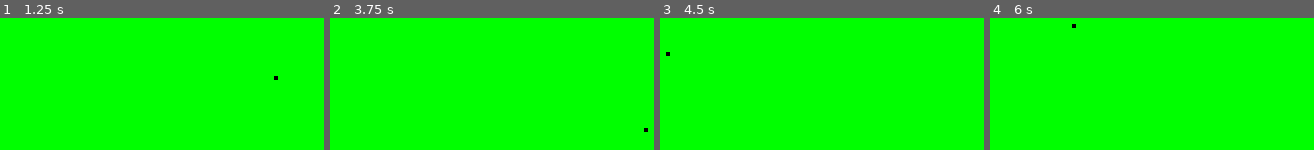
Above: before the commit, frames 1-4 (left to right).
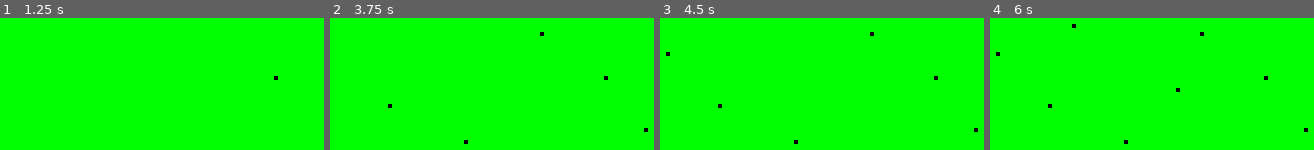
Above: after the commit, the same moments.

Repository: simonM-b/mitosis-sim
Game: Godot game, scene res://scenes/render.tscn
Same seed, same stepped clock (60 frames per second), same inputs: the game is played once before the commit and once after it.
Inputs (mouse positions are in pixels of both pictures, inside the frame that each line leads up to):
- Up to frame 1 (1.25 s): tap Enter at 0.5 s; move the mouse to (275, 78) at 0.52 s; tap = (getCount, bound only after the commit) at 0.6 s; click (275, 78) at 0.67 s
- Up to frame 2 (3.75 s): tap Space (getCount, bound only before the commit) at 1.25, 1.35, 2.75, 2.85 s; move the mouse to (388, 105) at 1.27 s; click (388, 105) at 1.42 s; tap Enter at 2, 3.5 s; move the mouse to (543, 35) at 2.02 s; tap = (getCount, bound only after the commit) at 2.1, 3.6 s; click (543, 35) at 2.17 s; move the mouse to (466, 143) at 2.77 s; click (466, 143) at 2.92 s; move the mouse to (644, 130) at 3.52 s; click (644, 130) at 3.67 s
- Up to frame 3 (4.5 s): tap Space (getCount, bound only before the commit) at 4.25, 4.35 s; move the mouse to (669, 53) at 4.27 s; click (669, 53) at 4.42 s
- Up to frame 4 (6 s): move the mouse to (1177, 91) at 5.02 s; tap = (getCount, bound only after the commit) at 5.1 s; click (1177, 91) at 5.17 s; move the mouse to (1074, 28) at 5.77 s; tap Space (getCount, bound only before the commit) at 5.85 s; click (1074, 28) at 5.92 s

Frame 1 is identical in both runs. In frame 2, 0.1% of the frame differs, in the area x 17-86%, y 10-96%; in frame 3, 0.2%; in frame 4, 0.3%, in the area x 1-99%, y 10-96%.

Commit message:
added cell spawning

Diff:
--- a/project.godot
+++ b/project.godot
@@ -29,7 +29,23 @@
 
 getCount={
 "deadzone": 0.2,
+"events": [Object(InputEventKey,"resource_local_to_scene":false,"resource_name":"","device":-1,"window_id":0,"alt_pressed":false,"shift_pressed":false,"ctrl_pressed":false,"meta_pressed":false,"pressed":false,"keycode":0,"physical_keycode":61,"key_label":0,"unicode":61,"location":0,"echo":false,"script":null)
+]
+}
+start={
+"deadzone": 0.2,
 "events": [Object(InputEventKey,"resource_local_to_scene":false,"resource_name":"","device":-1,"window_id":0,"alt_press …(191 unchanged characters)…
+]
+}
+stop={
+"deadzone": 0.2,
+"events": [Object(InputEventKey,"resource_local_to_scene":false,"resource_name":"","device":-1,"window_id":0,"alt_pressed":false,"shift_pressed":false,"ctrl_pressed":false,"meta_pressed":false,"pressed":false,"keycode":0,"physical_keycode":4194326,"key_label":0,"unicode":0,"location":0,"echo":false,"script":null)
+, Object(InputEventKey,"resource_local_to_scene":false,"resource_name":"","device":-1,"window_id":0,"alt_pressed":false,"shift_pressed":false,"ctrl_pressed":false,"meta_pressed":false,"pressed":false,"keycode":0,"physical_keycode":4194327,"key_label":0,"unicode":0,"location":0,"echo":false,"script":null)
+]
+}
+delete={
+"deadzone": 0.2,
+"events": [Object(InputEventKey,"resource_local_to_scene":false,"resource_name":"","device":-1,"window_id":0,"alt_pressed":false,"shift_pressed":false,"ctrl_pressed":false,"meta_pressed":false,"pressed":false,"keycode":0,"physical_keycode":4194325,"key_label":0,"unicode":0,"location":0,"echo":false,"script":null)
 ]
 }
 
--- a/scripts/main_game.gd
+++ b/scripts/main_game.gd
@@ -6,14 +6,19 @@
 const cellPreload = preload("res://scenes/cell.tscn")
 var initDraw = true
 var drawPosition:Vector2 = Vector2(0,0)
+var drawCellArray = []
+var cursorColor = Color(Color.BLACK,0.3)
 
 # Called when the node enters the scene tree for the first time.
 func _ready() -> void:
-	pass
+	OS.shell_open(ProjectSettings.globalize_path("res://docs/"))
 
 func _draw():
 	draw_rect(Rect2(0, 0, size.x, size.y), Color.GREEN)
-	draw_rect(Rect2(drawPosition.x-0.5, drawPosition.y-0.5, 1, 1), Color.BLACK)
+	draw_rect(Rect2(drawPosition.x-0.5, drawPosition.y-0.5, 1, 1), cursorColor)
+
+	for cell in drawCellArray:
+		draw_rect(Rect2(cell.x-0.5, cell.y-0.5, 1, 1), Color.BLACK)
 
 
 # Called every frame. 'delta' is the elapsed time since the previous frame.
@@ -29,7 +34,11 @@
 		drawPosition = event.position
 		queue_redraw()
 	if event is InputEventMouseButton:
-		Input.set_mouse_mode(Input.MOUSE_MODE_HIDDEN)
+		if event.button_index == MOUSE_BUTTON_LEFT and event.pressed:
+			Input.set_mouse_mode(Input.MOUSE_MODE_HIDDEN)
+			drawCellArray.append(event.position)
+			queue_redraw()
+
 
 	if event is InputEventKey and event.pressed:
 		if event.keycode == KEY_ESCAPE:
Not shown, added: .DS_Store
Not shown, added: docs/how_to_use.md
